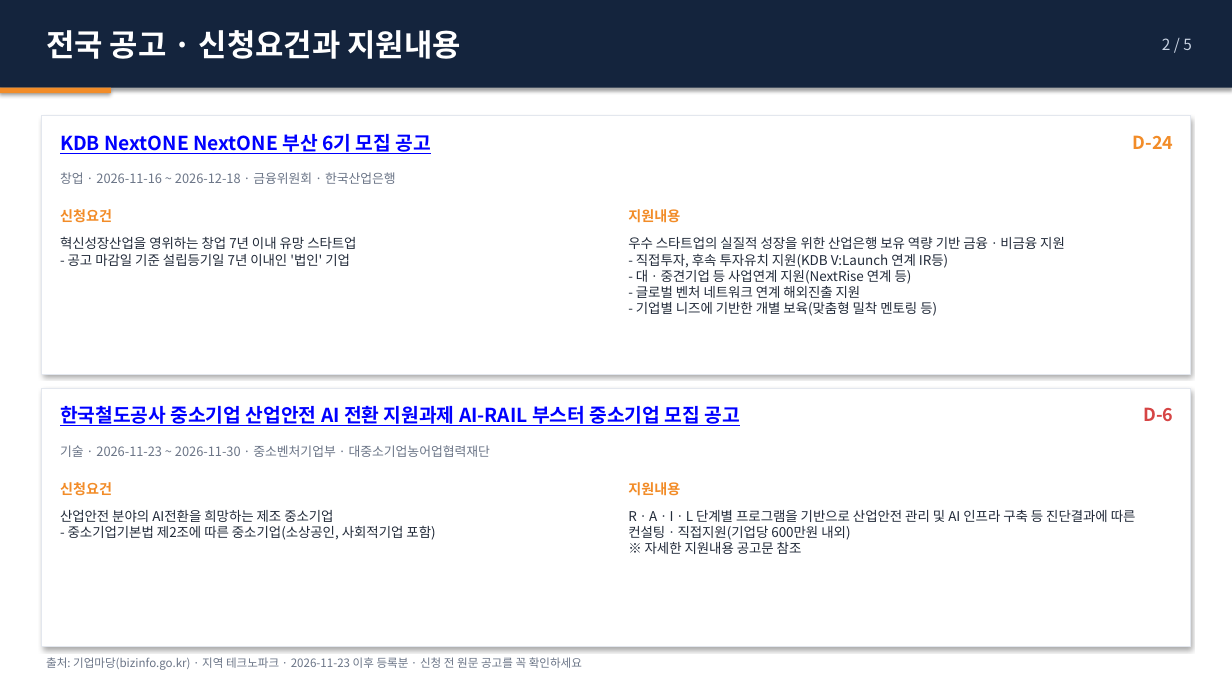
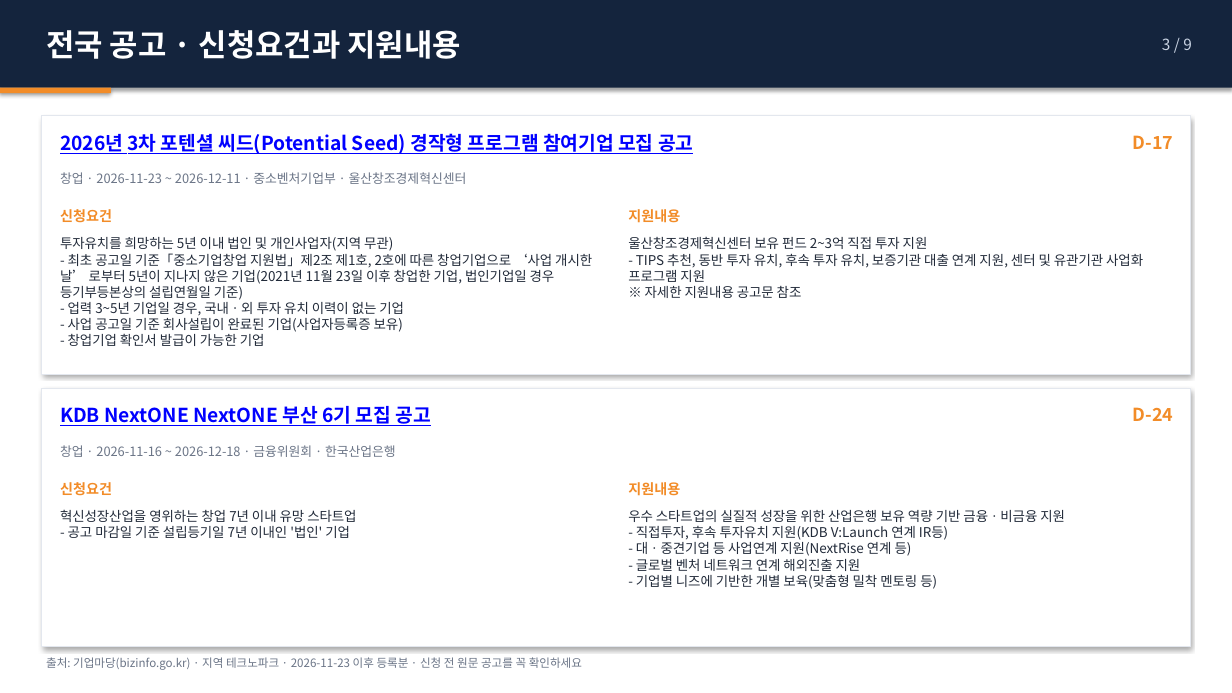
Before and after one commit to juddmank/helprnd.com, a slide deck: slide 18 of site/briefings/2026-11-24_지원사업공고.pptx (slide 9 before the commit). Drawn at 1232x693 pixels with LibreOffice and Linux fonts; fonts in the diff are those of the drawing. Boxes give left, top, right and bottom in pixels: in the first picture for what was removed or moved away, otherwise in the second. Text is boxed around its words. In the diff, an @@ line names an element or a change of style, - is before the commit and + after.

Commit message:
공고 업데이트 2026-11-24

```diff
--- a/site/briefings/2026-11-24_지원사업공고.pptx
+++ b/site/briefings/2026-11-24_지원사업공고.pptx
@@ text at (1162, 38, 1192, 50): text changed @@
-2 / 5
+3 / 9
@@ text at (60, 133, 693, 154): text changed @@
-KDB NextONE NextONE 부산 6기 모집 공고
+2026년 3차 포텐셜 씨드(Potential Seed) 경작형 프로그램 참여기업 모집 공고
@@ text at (1133, 135, 1174, 149): text changed @@
-D-24
+D-17
@@ text at (60, 172, 467, 184): text changed @@
-창업 · 2026-11-16 ~ 2026-12-18 · 금융위원회 · 한국산업은행
+창업 · 2026-11-23 ~ 2026-12-11 · 중소벤처기업부 · 울산창조경제혁신센터
@@ text at (60, 237, 592, 346): text changed @@
-혁신성장산업을 영위하는 창업 7년 이내 유망 스타트업
-- 공고 마감일 기준 설립등기일 7년 이내인 '법인' 기업
+투자유치를 희망하는 5년 이내 법인 및 개인사업자(지역 무관)
+- 최초 공고일 기준「중소기업창업 지원법」제2조 제1호, 2호에 따른 창업기업으로 ‘사업 개시한 날’ 로부터 5년이 지나지 않은 기업(2021년 11월 23일 이후 창업한 기업, 법인기업일 경우 등기부등본상의 설립연월일 기준)
+- 업력 3~5년 기업일 경우, 국내ㆍ외 투자 유치 이력이 없는 기업
+- 사업 공고일 기준 회사설립이 완료된 기업(사업자등록증 보유)
+- 창업기업 확인서 발급이 가능한 기업
@@ text at (628, 237, 1143, 298): text changed @@
-우수 스타트업의 실질적 성장을 위한 산업은행 보유 역량 기반 금융ㆍ비금융 지원
-- 직접투자, 후속 투자유치 지원(KDB V:Launch 연계 IR등)
-- 대ㆍ중견기업 등 사업연계 지원(NextRise 연계 등)
-- 글로벌 벤처 네트워크 연계 해외진출 지원
-- 기업별 니즈에 기반한 개별 보육(맞춤형 밀착 멘토링 등)
+울산창조경제혁신센터 보유 펀드 2~3억 직접 투자 지원
+- TIPS 추천, 동반 투자 유치, 후속 투자 유치, 보증기관 대출 연계 지원, 센터 및 유관기관 사업화 프로그램 지원
+※ 자세한 지원내용 공고문 참조
@@ text at (60, 406, 431, 426): text changed @@
-한국철도공사 중소기업 산업안전 AI 전환 지원과제 AI-RAIL 부스터 중소기업 모집 공고
+KDB NextONE NextONE 부산 6기 모집 공고
@@ text at (1133, 407, 1174, 421): text changed; text colour #D64545 to #F28C28 @@
-D-6
+D-24
@@ text at (60, 445, 396, 457): text changed @@
-기술 · 2026-11-23 ~ 2026-11-30 · 중소벤처기업부 · 대중소기업농어업협력재단
+창업 · 2026-11-16 ~ 2026-12-18 · 금융위원회 · 한국산업은행
@@ text at (60, 510, 356, 538): text changed @@
-산업안전 분야의 AI전환을 희망하는 제조 중소기업
-- 중소기업기본법 제2조에 따른 중소기업(소상공인, 사회적기업 포함)
+혁신성장산업을 영위하는 창업 7년 이내 유망 스타트업
+- 공고 마감일 기준 설립등기일 7년 이내인 '법인' 기업
@@ text at (628, 510, 1065, 589): text changed @@
-RㆍAㆍIㆍL 단계별 프로그램을 기반으로 산업안전 관리 및 AI 인프라 구축 등 진단결과에 따른 컨설팅ㆍ직접지원(기업당 600만원 내외)
-※ 자세한 지원내용 공고문 참조
+우수 스타트업의 실질적 성장을 위한 산업은행 보유 역량 기반 금융ㆍ비금융 지원
+- 직접투자, 후속 투자유치 지원(KDB V:Launch 연계 IR등)
+- 대ㆍ중견기업 등 사업연계 지원(NextRise 연계 등)
+- 글로벌 벤처 네트워크 연계 해외진출 지원
+- 기업별 니즈에 기반한 개별 보육(맞춤형 밀착 멘토링 등)
```
Also in this commit, not shown: 11 other slides changed, 13 slides added, 3 other files.
